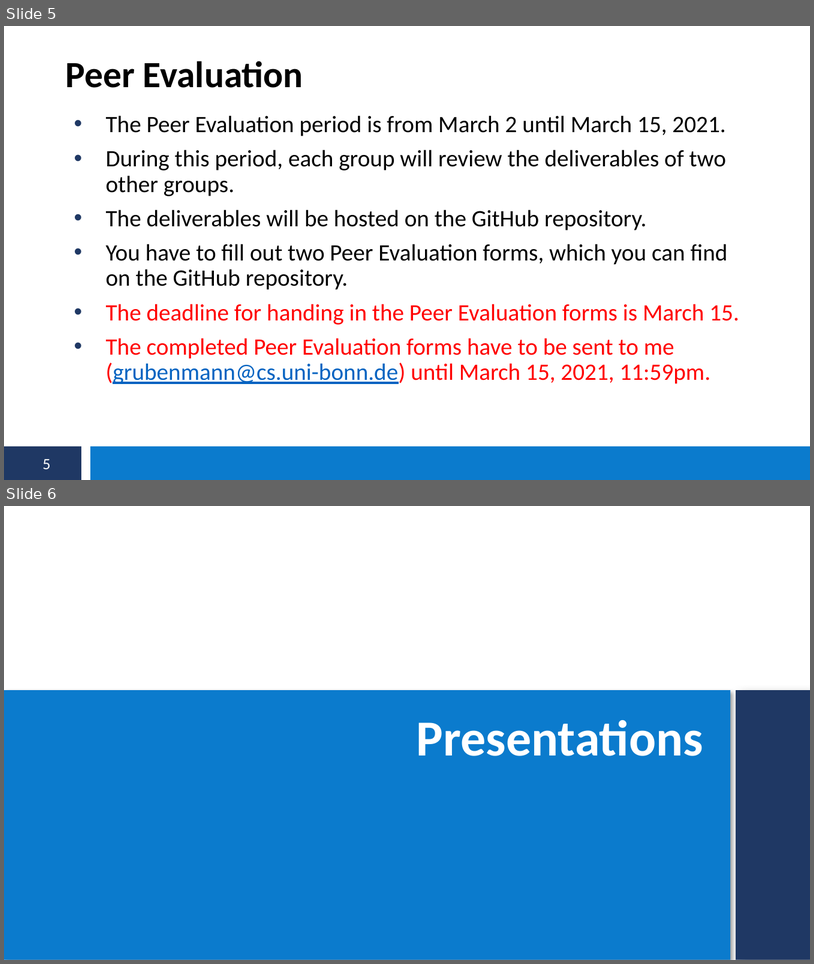
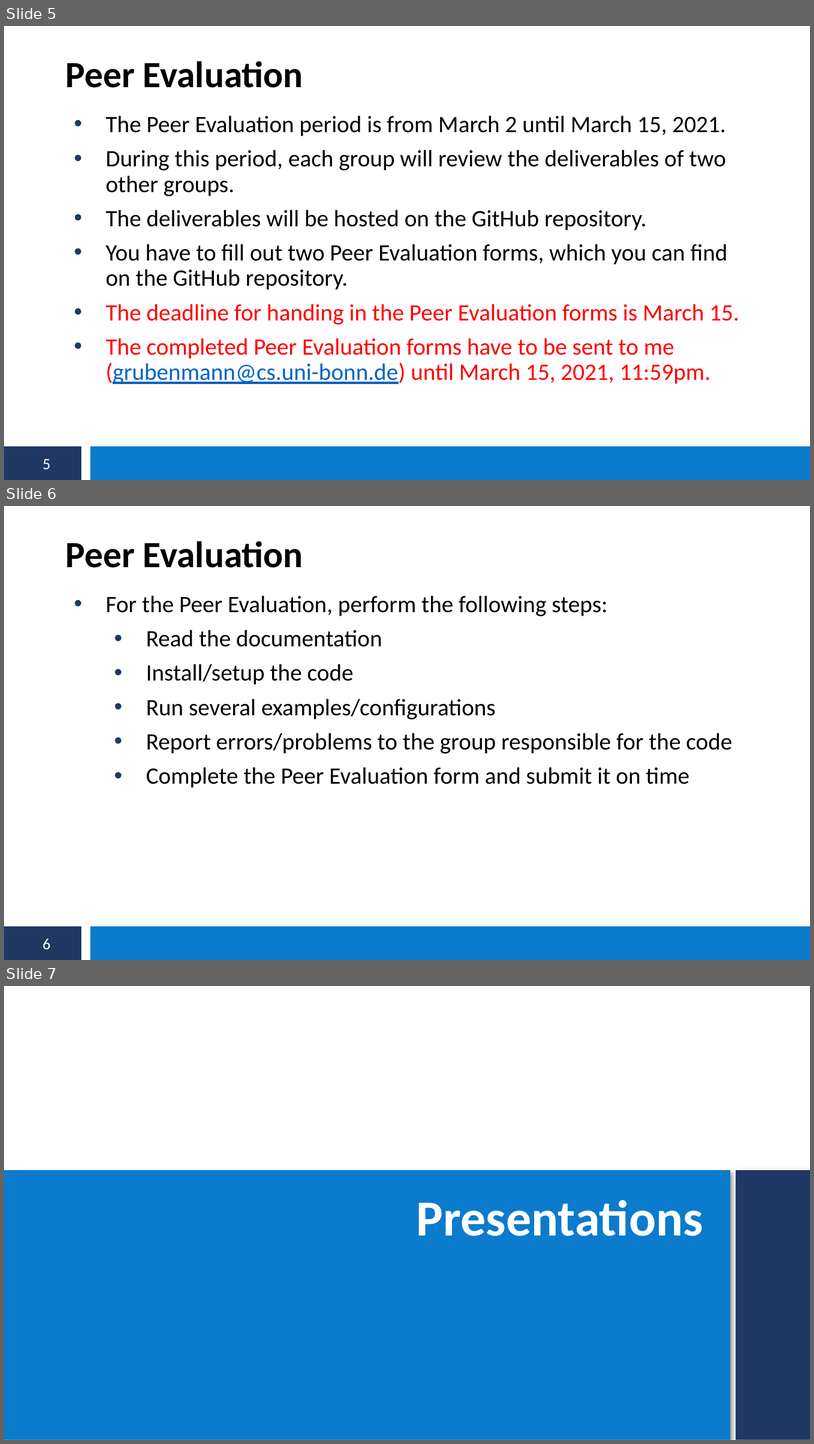
Before and after one commit to s6fikass/semanticweblab2020-2021, a slide deck: Lab Slides/04-Progress Update 2.pptx. Shown one above the other, each under a label of ours: slides 5 and 6 before the commit, slides 5, 6 and 7 after it. The pictures are 814x964 and 814x1444 pixels, drawn with LibreOffice and Linux fonts; fonts in the diff are those of the drawing. Boxes give left, top, right and bottom in pixels: in the first picture for what was removed or moved away, otherwise in the second. Text is boxed around its words. In the diff, an @@ line names an element or a change of style, - is before the commit and + after.

```diff
--- a/Lab Slides/04-Progress Update 2.pptx
+++ b/Lab Slides/04-Progress Update 2.pptx
@@ slide 6 added at box(4, 506, 810, 960), background #FFFFFF; not listed: 3 template elements that a slide beside it also shows @@
@@ text added at box(65, 541, 303, 568), 33 pt, text #000000, bold @@
+Peer Evaluation
@@ text added at box(106, 595, 732, 788), 21 pt, text #000000 @@
+• For the Peer Evaluation, perform the following steps:
+  • Read the documentation
+  • Install/setup the code
+  • Run several examples/configurations
+  • Report errors/problems to the group responsible for the code
+  • Complete the Peer Evaluation form and submit it on time
@@ what was slide 6 is now slide 7 @@
```
Also in this commit, not shown: 1 slide changed, 1 other file.
